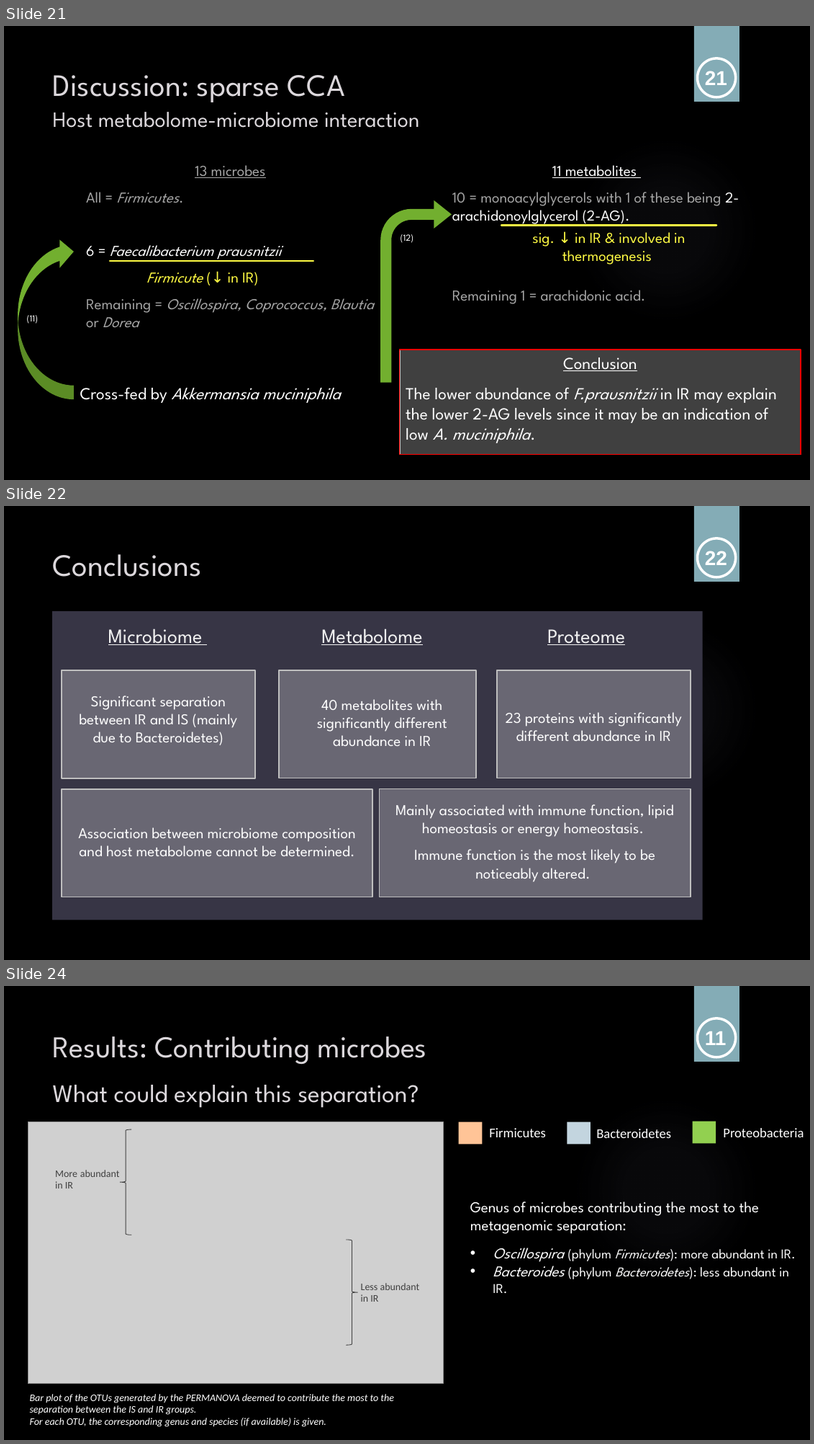
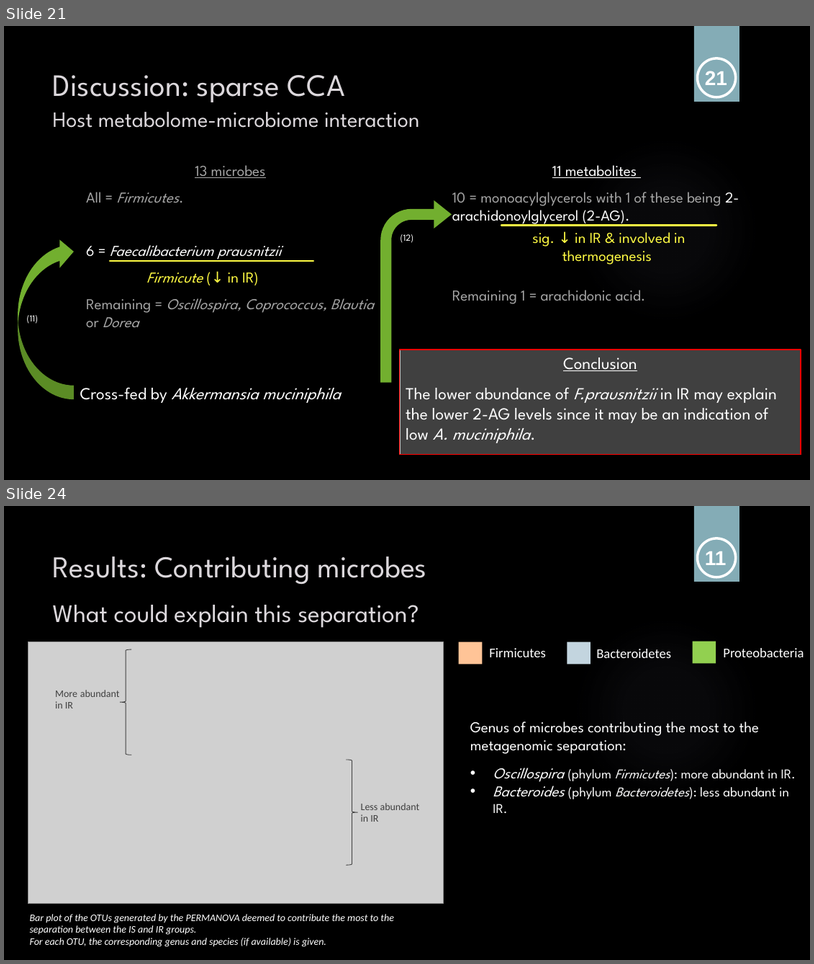
Before and after one commit to sabdeolive/Sabrina_BMS_Bachelor-Internship, a slide deck: Final Presentation.pptx. Shown one above the other, each under a label of ours: slides 21, 22 and 24 before the commit, slides 21 and 24 after it; the slides between them are not shown. The pictures are 814x1444 and 814x964 pixels, drawn with LibreOffice and Linux fonts; fonts in the diff are those of the drawing; grey boxes stand for pictures; background and template pictures are left out. Boxes give left, top, right and bottom in pixels: in the first picture for what was removed or moved away, otherwise in the second. Text is boxed around its words. In the diff, an @@ line names an element or a change of style, - is before the commit and + after.

```diff
--- a/Final Presentation.pptx
+++ b/Final Presentation.pptx
@@ slide 22 removed at <box>4,506,810,960</box>, background picture (left out); not listed: 2 template elements that a slide beside it also shows @@
@@ ellipse removed at <box>698,538,736,577</box> @@
@@ title removed at <box>53,554,202,577</box> @@
-Conclusions
@@ text removed at <box>705,551,728,565</box> @@
-22
@@ rectangle removed at <box>52,611,703,920</box> @@
@@ text removed at <box>108,628,203,645</box> @@
-Microbiome
@@ text removed at <box>322,628,422,645</box> @@
-Metabolome
@@ text removed at <box>548,629,625,645</box> @@
-Proteome
@@ rectangle removed at <box>62,670,255,778</box> @@
@@ rectangle removed at <box>279,670,476,777</box> @@
@@ rectangle removed at <box>497,670,691,777</box> @@
@@ text removed at <box>79,695,238,745</box> @@
-Significant separation between IR and IS (mainly due to Bacteroidetes)
@@ text removed at <box>317,699,448,746</box> @@
-40 metabolites with significantly different abundance in IR
@@ text removed at <box>506,712,682,741</box> @@
-23 proteins with significantly different abundance in IR
@@ rectangle removed at <box>62,789,373,897</box> @@
@@ rectangle removed at <box>380,788,691,897</box> @@
@@ text removed at <box>396,804,674,882</box> @@
-Mainly associated with immune function, lipid homeostasis or energy homeostasis.
-Immune function is the most likely to be noticeably altered.
@@ text removed at <box>78,827,355,856</box> @@
-Association between microbiome composition and host metabolome cannot be determined.
```
Also in this commit, not shown: 3 slides changed, 1 slide added.
